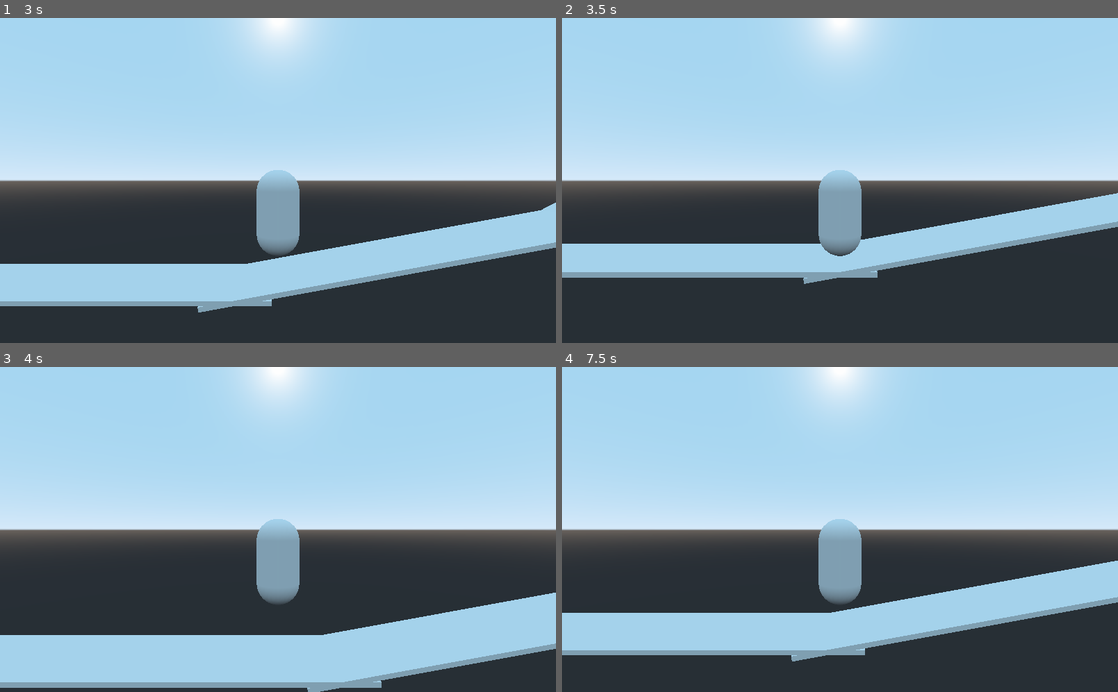
Above: before the commit, frames 1-4 (two rows, left to right).
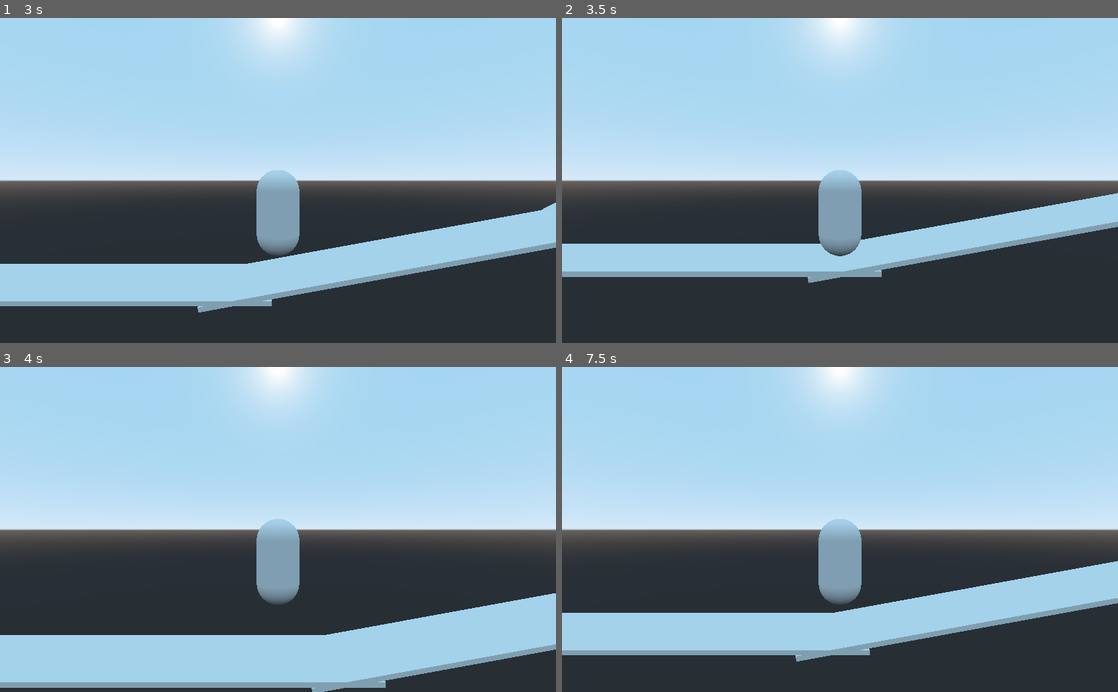
Above: after the commit, the same moments.

Repository: montablac/GGJ23
Game: Godot game, scene res://Test.tscn
Two runs of this game, one before a commit and one after it. Both use one fixed random seed, a clock stepped at 60 frames per second and the inputs below. The project has no main scene, so this scene is started directly.
Inputs:
- Up to frame 1 (3 s): hold D 0.53-2.03 s; tap Space at 0.77, 1.52 s; hold A from 2.03 s (still down)
- Up to frame 2 (3.5 s): keep holding A; tap Space at 3.02 s
- Up to frame 3 (4 s): keep holding A; tap Space at 3.77 s
- Up to frame 4 (7.5 s): release A at 4.28 s; hold D from 4.28 s (still down); tap Space at 4.52, 6.02, 6.77 s

Frame 1 is identical in both runs. In frame 2, 0.3% of the frame differs, in the area x 0-80%, y 60-82%; in frame 3, 0.3%; in frame 4, 0.4%, in the area x 41-100%, y 59-91%.

Commit message:
character update

Diff:
--- a/character.gd
+++ b/character.gd
@@ -20,7 +20,6 @@
 
 	Force[1] -= Gravity
 	Force = self.move_and_slide(Force,Vector3(0.0,1.0,0.0),true);
-	print(Force)
 
 # Called every frame. 'delta' is the elapsed time since the previous frame.
 func _process(delta):
@@ -29,11 +28,14 @@
 	var JumpPower = 20;
 	var NotMoving = true
 	var Gravity = 5.0
+	var SlopeHelper = 1.0
+	var slopepercentage = 0.5
 
 	Force = Vector3(0.0,Speed * -1.0,0.0);
 
 	if(self.is_on_floor()):
 		Jumping = false
+		SlopeHelper += (self.get_floor_angle() * slopepercentage)
 
 	if(Input.is_key_pressed(KEY_D) && !Jumping):
 		Direction += 1.0;
@@ -54,4 +56,5 @@
 		if(JumpAmount >= 0):
 			Force += JumpDirection * JumpAmount
 	else:
-		Force[0] += Direction * Speed
+		Force[0] += Direction * Speed * SlopeHelper
+		print(Force[0])
Not shown, added: tree.dae.import
